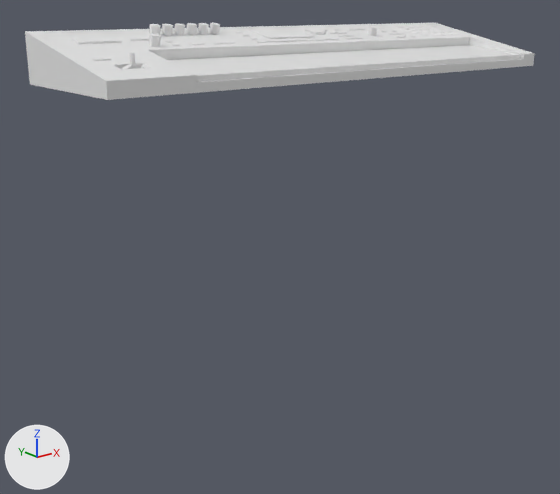
Two versions of the glTF model public/assets/Synth.glb, one commit apart.
Camera for both pictures: a 50 mm lens placed at (-1.147, -1.245, 0.138), pointed at (-0.135, 0.02, -0.368). Arrows for +X, +Y and +Z are at lower left; the lights stay in place. The picture after the commit comes second. Where no turn or scale is listed for an object, it has been applied to the vertices.

The first picture shows 'Synth Key', 'Synth.001'.
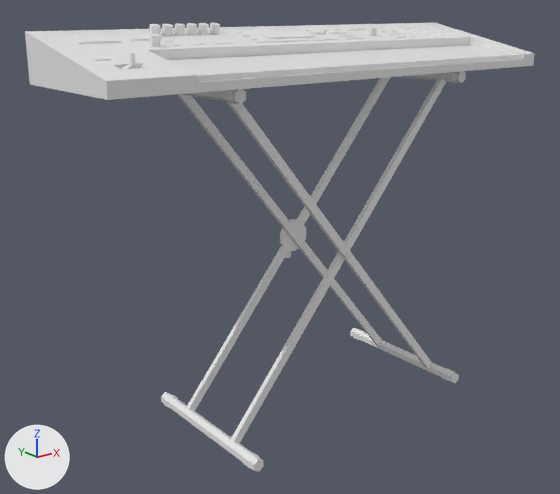
The newer file is also rescaled (x1.3), turned or shifted as a whole; pictures and numbers use the older file's frame.

Where the change shows, as pixel boxes (x1, y1, x2, y2) in the pictures (560 x 494 px):
'Stand (1)', added: after (161, 71, 466, 472)

The change, as a list of edits to the scene's bpy script:
```text
Add mat_mainmat_001:
    mat_mainmat_001 = principled_material('MainMat.001')
    mat_mainmat_001.base_color = (0.8, 0.8, 0.8)  # white #e7e7e7
Add me_stand__1:
    me_stand__1.from_pydata(...)  # 344 vertices, 628 faces; spans x -0.311..0.311, y -0.182..0.172, z -0.004..0.737
    me_stand__1.materials.append(mat_mainmat_001)  # its picture is missing
Add ob_stand__1:
    ob_stand__1 = bpy.data.objects.new('Stand (1)', me_stand__1)
    ob_stand__1.location = (-0.054, -0.002, -0.735)
```
